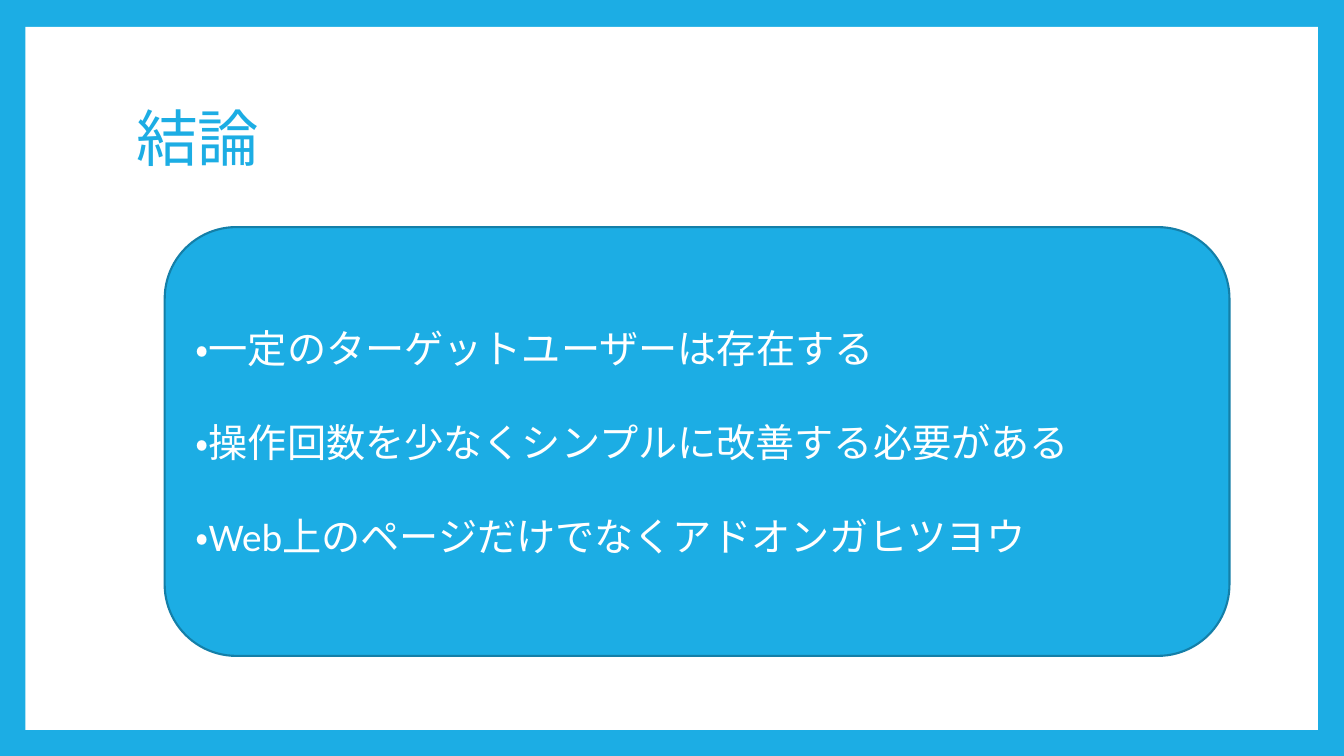
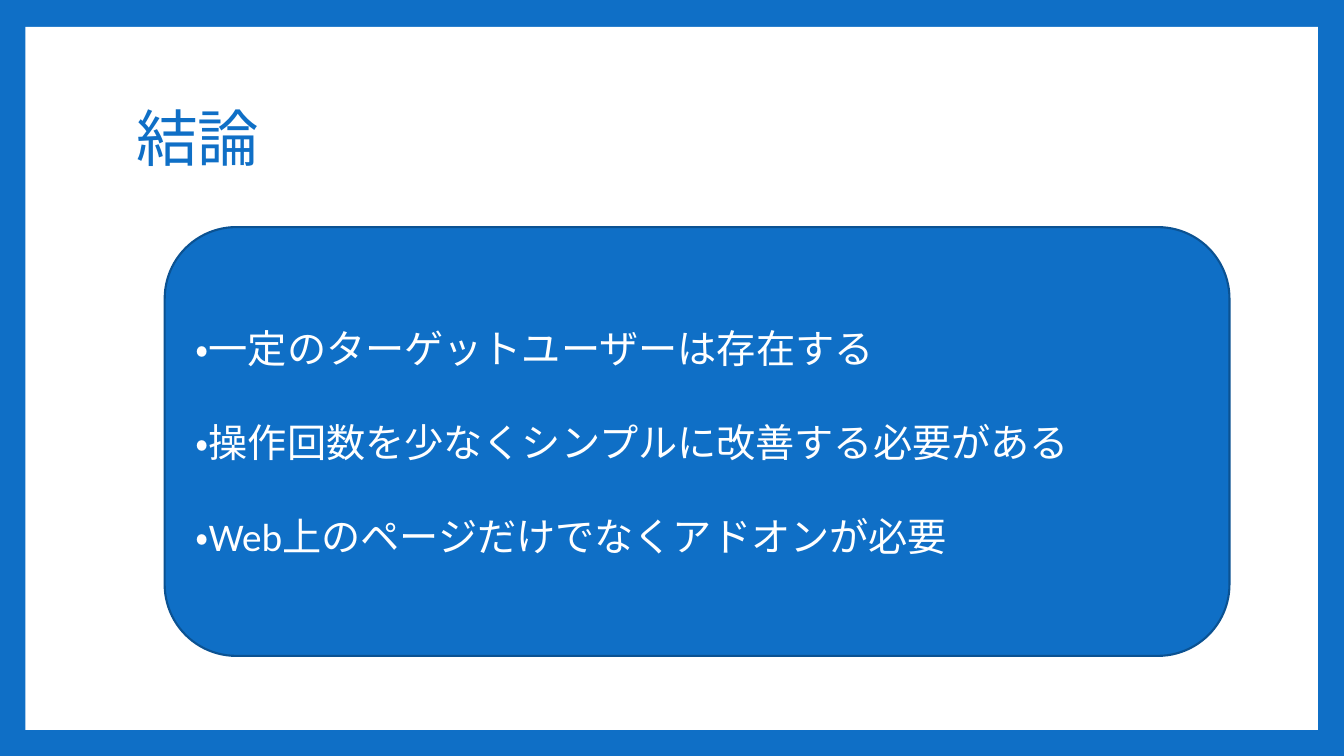
Before and after one commit to Sorarinu/ProjectP2016_F, a slide deck: slide 15 of production-idea/第2回中間発表改定２.pptx. Drawn at 1344x756 pixels with LibreOffice and Linux fonts; fonts in the diff are those of the drawing. Boxes give left, top, right and bottom in pixels: in the first picture for what was removed or moved away, otherwise in the second. Text is boxed around its words. In the diff, an @@ line names an element or a change of style, - is before the commit and + after.

```diff
--- a/production-idea/第2回中間発表改定２.pptx
+++ b/production-idea/第2回中間発表改定２.pptx
@@ background #1CADE4 to #0F6FC6 @@
@@ title "結論" at [136, 109, 259, 166]: text colour #1CADE4 to #0F6FC6 @@
@@ rounded rectangle "・一定のターゲットユーザーは存在する" at [164, 227, 1229, 655]: fill #1CADE4 to #0F6FC6; outline #1580A9 1.5 pt to #0B5292 1.5 pt @@
@@ text in rounded rectangle at [196, 518, 947, 554]: text changed @@
-・Web上のページだけでなくアドオンガヒツヨウ
+・Web上のページだけでなくアドオンが必要
```
Also in this commit, not shown: 14 other slides changed, 2 other files.
